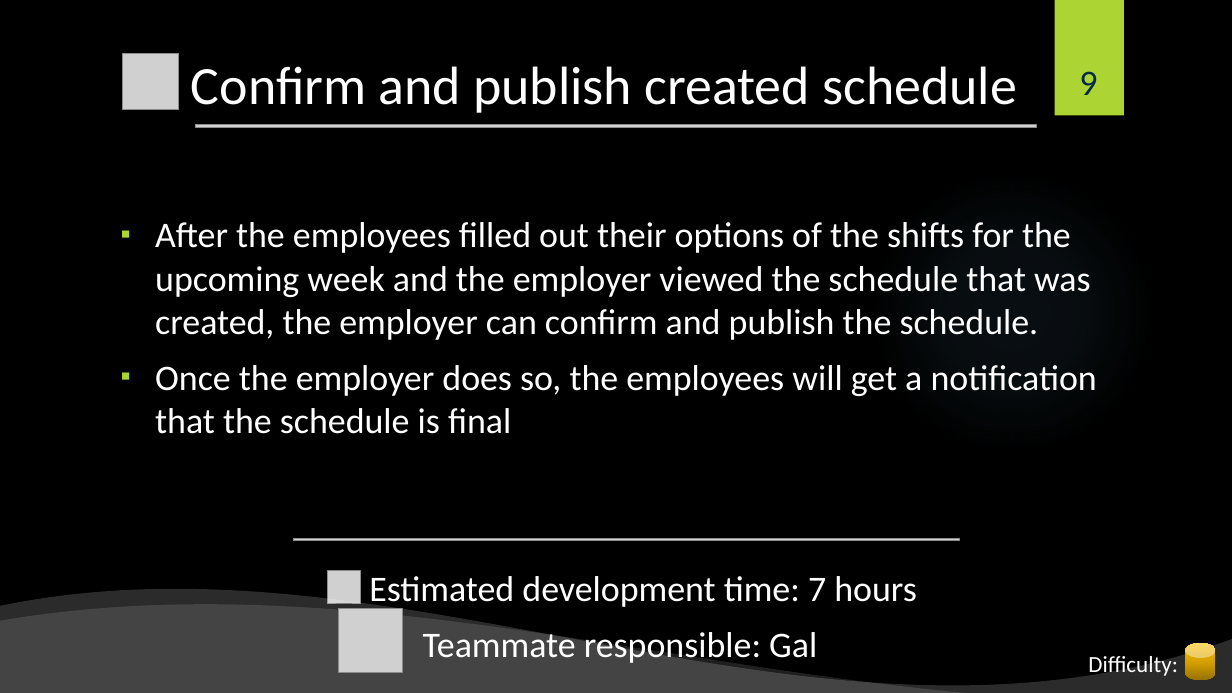
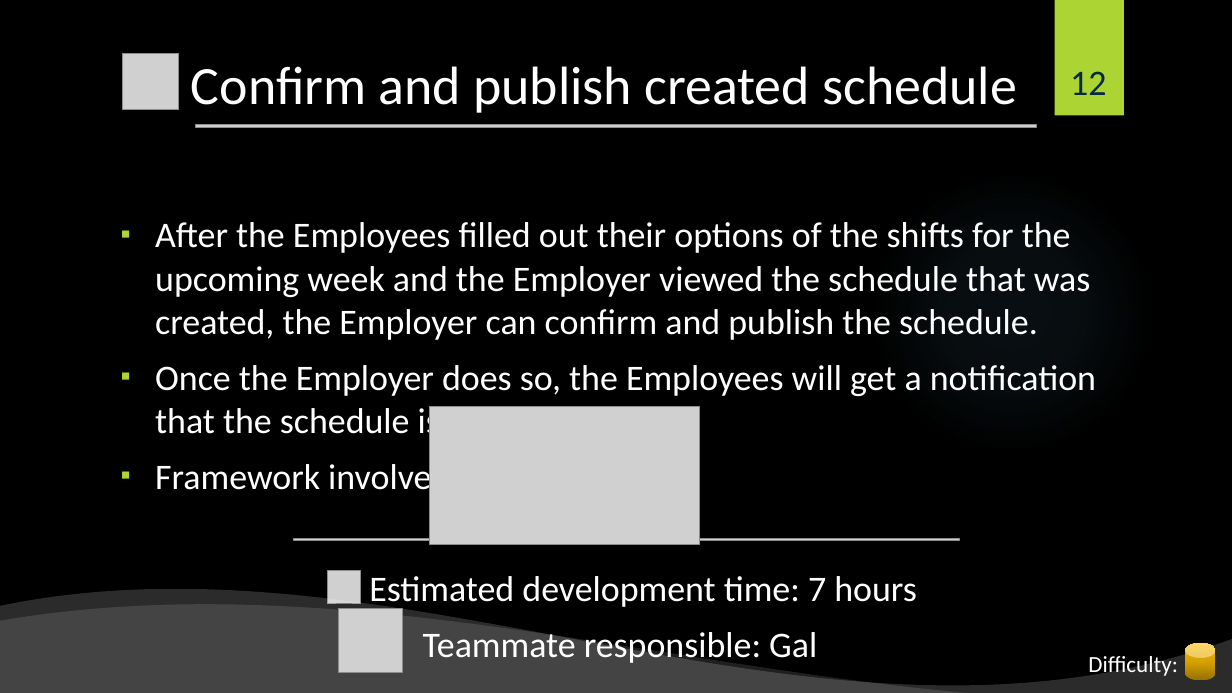
Before and after one commit to shiftlyapp/Shiftly, a slide deck: slide 12 of Backlog.pptx (slide 9 before the commit). Drawn at 1232x693 pixels with LibreOffice and Linux fonts; fonts in the diff are those of the drawing; grey boxes stand for pictures; background and template pictures are left out. Boxes give left, top, right and bottom in pixels: in the first picture for what was removed or moved away, otherwise in the second. Text is boxed around its words. In the diff, an @@ line names an element or a change of style, - is before the commit and + after.

Commit message:
Update revised presentation

```diff
--- a/Backlog.pptx
+++ b/Backlog.pptx
@@ page number at <box>1070,71,1106,95</box>: text changed @@
-9
+12
@@ text at <box>155,222,1096,498</box>: text changed @@
-▪ After the employees filled out their options of the shifts for the upcoming week and the employer viewed the schedule that was created, the employer can confirm and publish the schedule.
-▪ Once the employer does so, the employees will get a notification that the schedule is final
+▪ After the Employees filled out their options of the shifts for the upcoming week and the Employer viewed the schedule that was created, the Employer can confirm and publish the schedule.
+▪ Once the Employer does so, the Employees will get a notification that the schedule is final.
+▪ Framework involved:
@@ picture added at <box>430,407,700,545</box> @@
```
Also in this commit, not shown: 15 other slides changed, 3 slides added.
